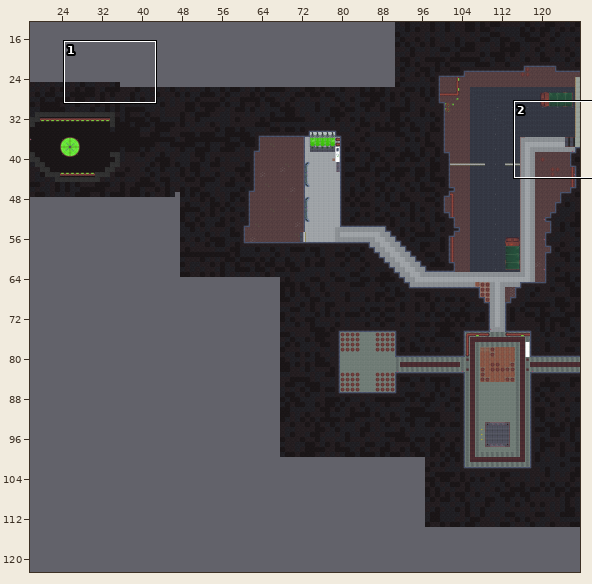
One commit to this Tiled map: libGDX Workspace/core/assets/tileMaps/Level2/Level2Partial.tmx. The first picture is a wide view before the edit; the outline marks the close-up.
Close-up. Old version:
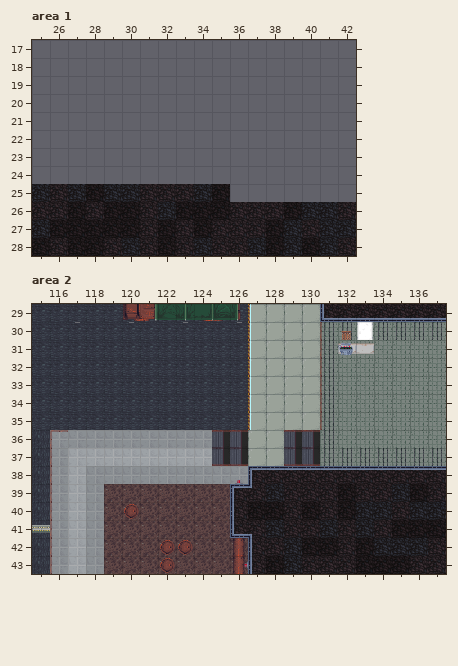
Cells are 32x32 px. Shown: area 1 x 25..42, y 17..28; area 2 x 115..137, y 29..43. The commit also changed other parts of the map, which this record leaves out.
The same view after the edit:
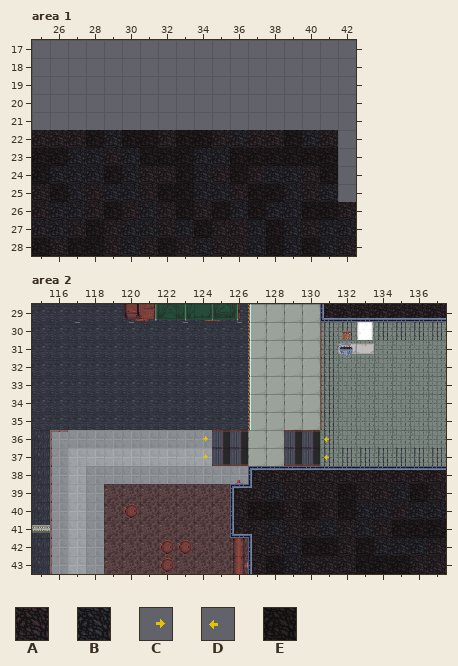
Key: from "Level One": A 132 "tile111 (2)", B 145 "tile119 (2)", C 147 turned 270 "tile120 (2)", D 147 turned 90 "tile120 (2)", E 166 "tile111 (4)".
_ is an empty cell, . an unchanged one.
What changed:
--- layer "Level/9", area 1
@@ x 25..41 @@
-22 _________________
-23 _________________
-24 _________________
-25 .........._______
-26 .._...........___
-27 ._..._...........
+22 AAAEBEEAEEABAAEBA
+23 EEBBABEEEBBEEEEEE
+24 EBBBEBAAEBAEABBAE
+25 ..........BAEEBAB
+26 ..B...........BEE
+27 .B...B...........
--- layer "Level/9", area 2
@@ x 124..131 @@
-36 _......_
-37 _......_
+36 C......D
+37 C......D
Pixel boxes of the changes (left, top, right, bottom) in both close-ups:
added: (32, 130, 338, 238)
added: (203, 436, 208, 459)
added: (324, 437, 329, 460)
